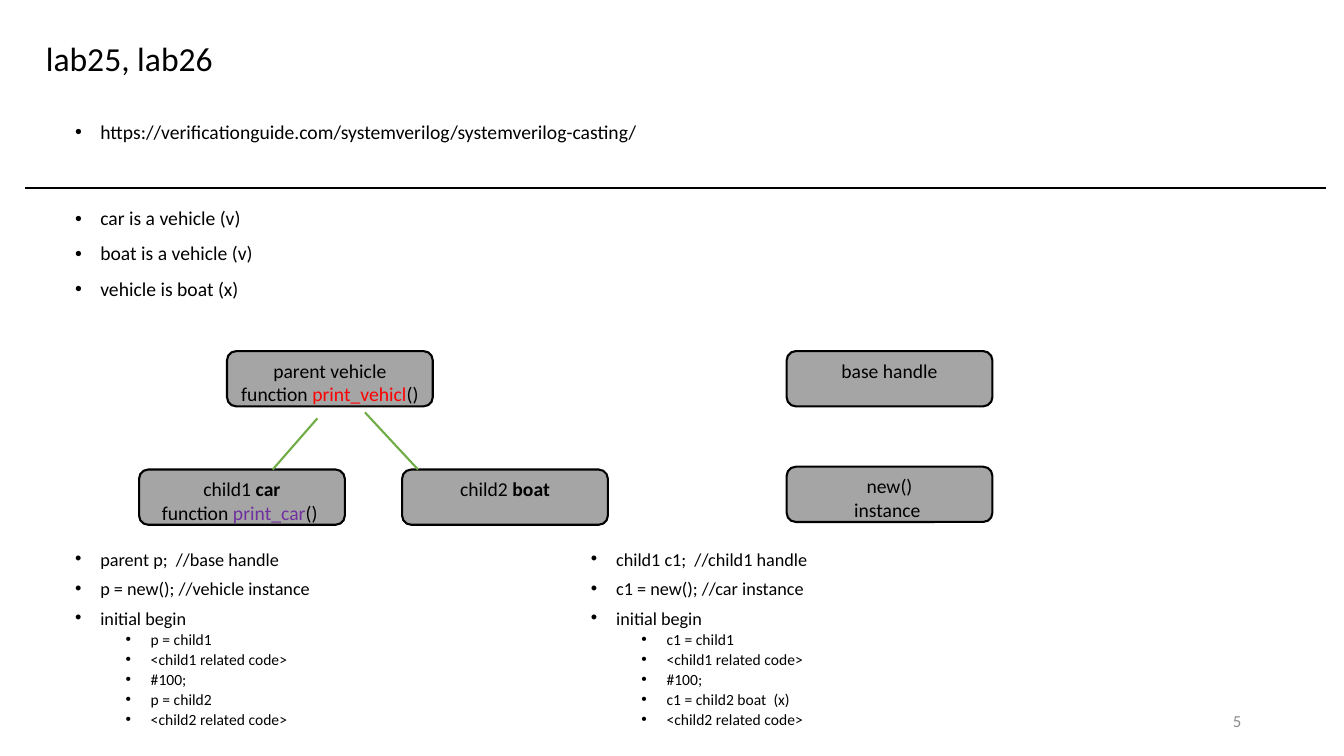
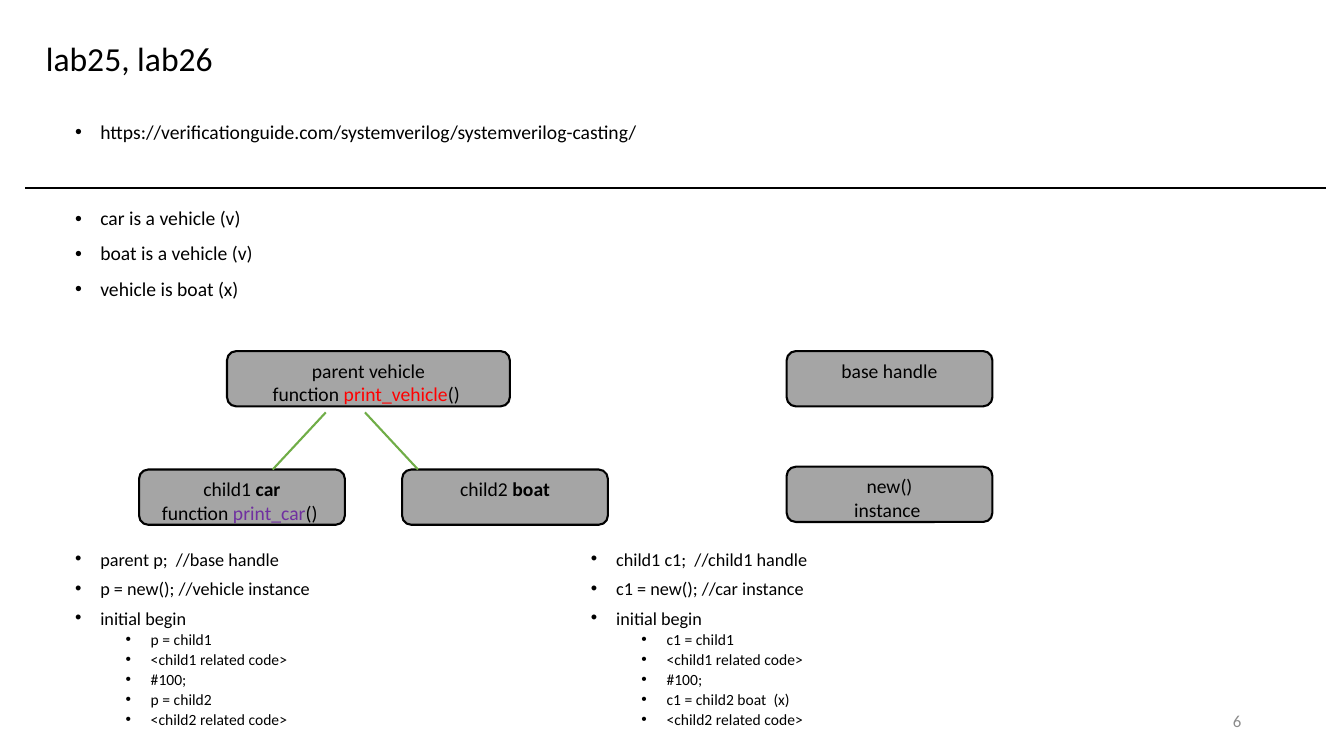
Before and after one commit to r06942072/study_sv, a slide deck: slide 6 of note.pptx (slide 5 before the commit). Drawn at 1344x756 pixels with LibreOffice and Linux fonts; fonts in the diff are those of the drawing. Boxes give left, top, right and bottom in pixels: in the first picture for what was removed or moved away, otherwise in the second. Text is boxed around its words. In the diff, an @@ line names an element or a change of style, - is before the commit and + after.

```diff
--- a/note.pptx
+++ b/note.pptx
@@ rounded rectangle "parent vehicle": place and size @@
-rounded rectangle "parent vehicle" at bbox=[227, 351, 433, 406]
+rounded rectangle "parent vehicle" at bbox=[227, 351, 510, 406]
@@ text in rounded rectangle at bbox=[273, 387, 460, 407]: text changed @@
-function print_vehicl()
+function print_vehicle()
@@ line moved from (318, 418) - (273, 470) to (326, 412) - (273, 470) @@
@@ page number at bbox=[1233, 716, 1241, 727]: text changed @@
-5
+6
```
Also in this commit, not shown: 1 slide added, 8 other files.
